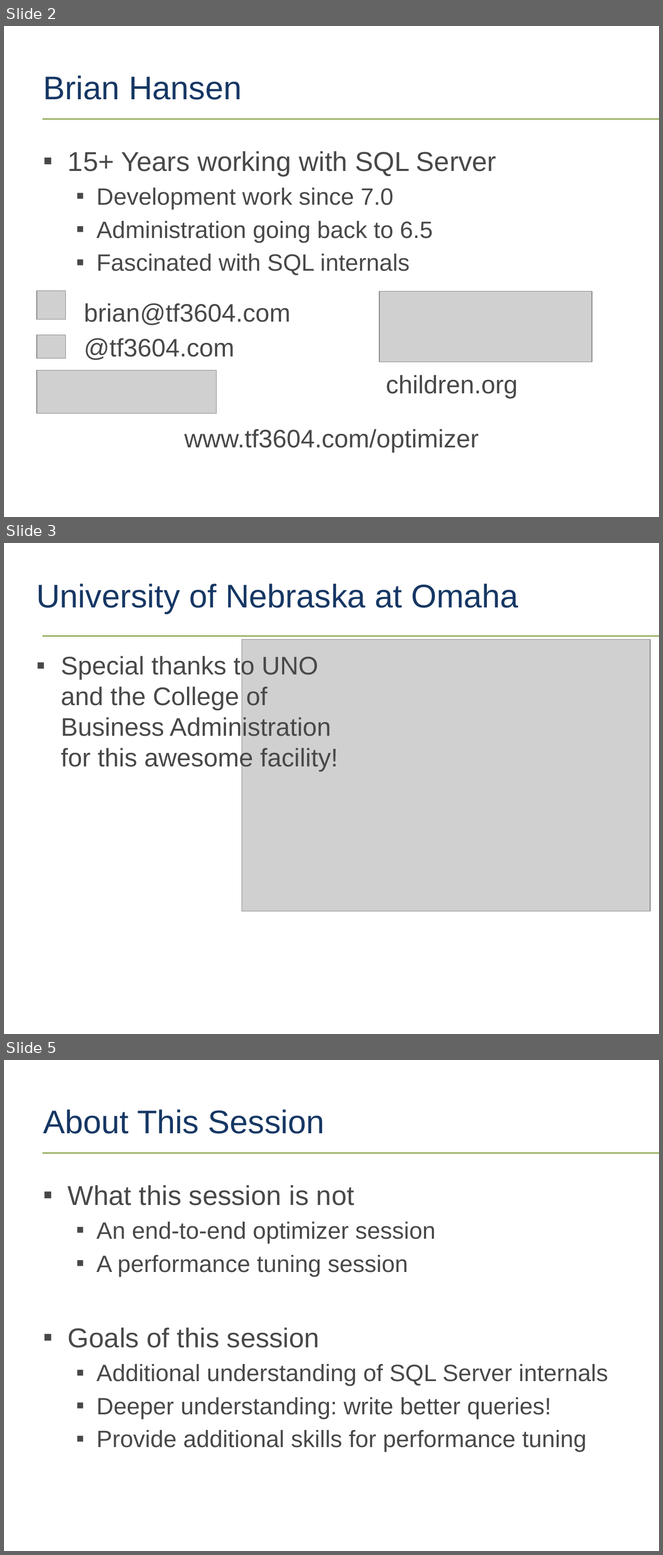
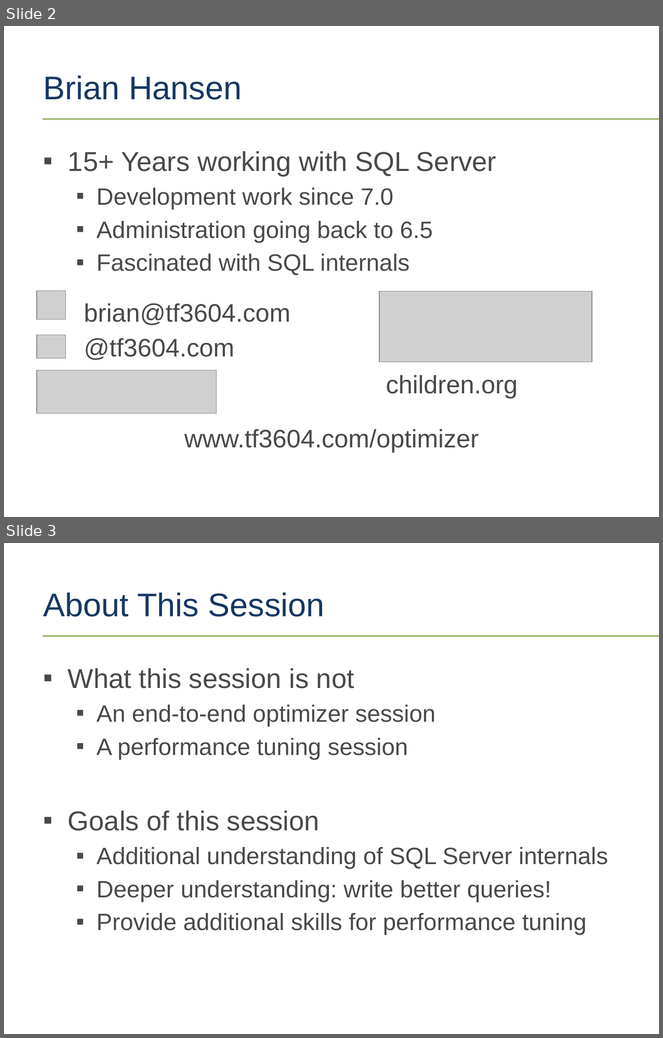
Before and after one commit to tf3604/OptimizerPresentation, a slide deck: Optimizer.pptx. Shown one above the other, each under a label of ours: slides 2, 3 and 5 before the commit, slides 2 and 3 after it; the slides between them are not shown. The pictures are 663x1555 and 663x1038 pixels, drawn with LibreOffice and Linux fonts; fonts in the diff are those of the drawing; grey boxes stand for pictures; background and template pictures are left out. Boxes give left, top, right and bottom in pixels: in the first picture for what was removed or moved away, otherwise in the second. Text is boxed around its words. In the diff, an @@ line names an element or a change of style, - is before the commit and + after.

Commit message:
Remove Omaha event-specific slides.

```diff
--- a/Optimizer.pptx
+++ b/Optimizer.pptx
@@ slide 3 removed at [4,543,659,1034], background #FFFFFF; not listed: 1 template element that a slide beside it also shows @@
@@ title removed at [36,584,519,613] @@
-University of Nebraska at Omaha
@@ picture removed at [242,639,650,911] @@
@@ text removed at [61,654,338,772] @@
-▪ Special thanks to UNO and the College of Business Administration for this awesome facility!
@@ what was slide 5 is now slide 3 @@
```
Also in this commit, not shown: 1 other slide removed.
